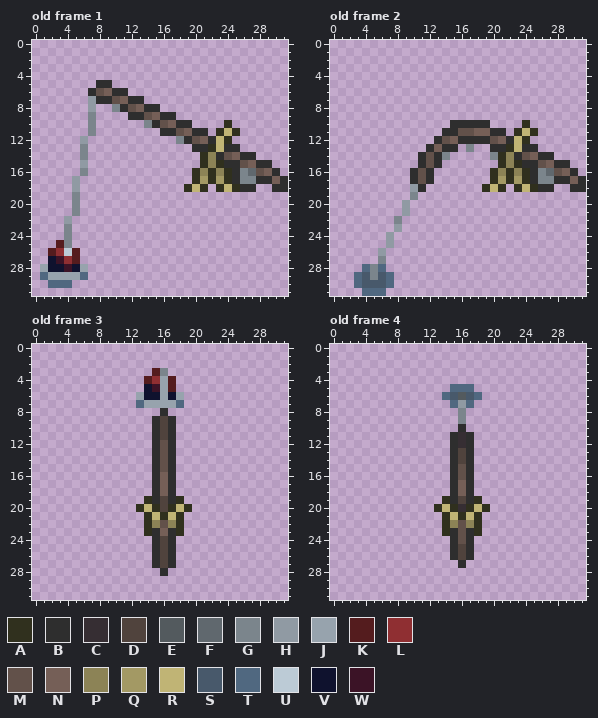
Edited in one commit: pixel-art file (Assets/Sprites/Fixed_Fishing_rod-32x32.aseprite). Above: the version before the commit.
32x32 pixels, 8 frames. Shown: old frame 1, old frame 2, old frame 3, old frame 4. The commit also changed other frames, which this record leaves out.
Palette (. is transparent): A #30301e  B #2e2e2e  C #362e33  D #50433d  E #535a5e  F #60686e  G #7b858c  H #909aa3  J #97a3ad  K #541c1e  L #8f2f32  M #62514a  N #755f57  P #8c8356  Q #a39964  R #c0b475  S #48596b  T #506880  U #bccbd6  V #0f122e  W #3b1326
Pixels before, old frame 1, first column x 1:
 5 .......BB......................
 6 ......BMNBB....................
 7 ......HBBMNBB..................
 8 ......H..GBMNBB................
 9 ......G....BBMNBB..............
10 ......G......GBMNBB....A.......
11 ......G........BBMNBB.ARA......
12 .....H...........GBMNBRA.......
13 .....G.............BBARBB......
14 .....G..............APBMNBB....
15 .....H..............APABBMNBB..
16 .....G.............APAPABGFMNB.
17 ....H..............AQAQABGGBBNB
18 ....H.............ARA.ARABB..BB
19 ....G..........................
20 ....G..........................
21 ....G..........................
22 ...H...........................
23 ...G...........................
24 ...G...........................
25 ..KG...........................
26 .KLUK..........................
27 .VWLK..........................
28 JVVWVJ.........................
29 TJJJJT.........................
30 .TTT...........................
Pixels before, old frame 2, first column x 3:
10 ............BBBBB....A.......
11 ...........BBMMNNBB.ARA......
12 ..........BMNBBBBMNBRA.......
13 .........BNBB.G..BBARBB......
14 ........BMBG.....GAPBMNBB....
15 ........BMB.......APABBMNBB..
16 .......BMB.......APAPABGFMNB.
17 .......BMB.......AQAQABGGBBNB
18 .......HB.......ARA.ARABB..BB
19 .......G.....................
20 ......H......................
21 ......H......................
22 .....G.......................
23 .....H.......................
24 ....H........................
25 ....H........................
26 ...H.........................
27 ...G.........................
28 .TGT.........................
29 TSGST........................
30 TSSST........................
31 .TTT.........................
Pixels before, old frame 3, first column x 13:
 3 ..KG...
 4 .KLJK..
 5 .VWJK..
 6 JVVJVJ.
 7 TJJJJT.
 8 ...B...
 9 ..BDB..
10 ..BDB..
11 ..BDB..
12 ..BMB..
13 ..BMB..
14 ..BMB..
15 ..BMB..
16 ..BNB..
17 ..BNB..
18 ..BNB..
19 .ABDBA.
20 ARADARA
21 .ARARA.
22 .APMPA.
23 .ABNBA.
24 ..BDB..
25 ..BDB..
26 ..BDB..
27 ..BDB..
28 ...B...
Pixels before, old frame 4, first column x 13:
 5 ..TTT..
 6 .TSEST.
 7 ..THT..
 8 ...G...
 9 ...G...
10 ...B...
11 ..BCB..
12 ..BCB..
13 ..BDB..
14 ..BDB..
15 ..BMB..
16 ..BMB..
17 ..BNB..
18 ..BNB..
19 .ABDBA.
20 ARACARA
21 .ARARA.
22 .APMPA.
23 .ABMBA.
24 ..BMB..
25 ..BDB..
26 ..BDB..
27 ...B...
The same view after the edit:
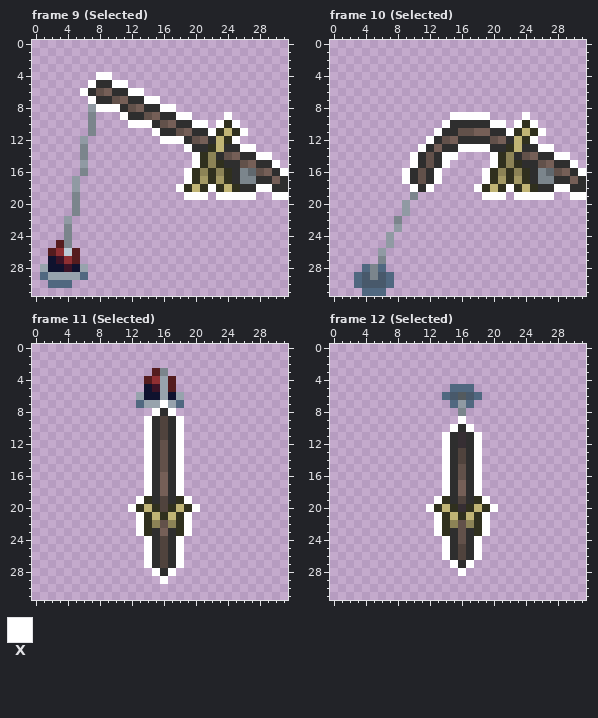
Colours new in this view: X #ffffff
A new or re-ordered frame is compared with the old frame closest to it.
Edits made:
frames 8 -> 16
Frame 9 (Selected) is new; against old frame 1:
y 4: x 8..9 .. -> XX
y 5: x 7 . -> X; x 10..11 .. -> XX
y 6: x 6 . -> X; x 12..13 .. -> XX
y 7: x 7 H -> X; x 14..15 .. -> XX
y 8: x 8..10 ..G -> XXX; x 16..17 .. -> XX
y 9: x 11 . -> X; x 18..19 .. -> XX; x 24 . -> X
y 10: x 12..14 ..G -> XXX; x 20..21 .. -> XX; x 23 . -> X; x 25 . -> X
y 11: x 15 . -> X; x 22 . -> X; x 26 . -> X
y 12: x 16..18 ..G -> XXX; x 25 . -> X
y 13: x 19 . -> X; x 26..27 .. -> XX
y 14: x 20 . -> X; x 28..29 .. -> XX
y 15: x 20 . -> X; x 30 . -> X
y 16: x 19 . -> X; x 31 . -> X
y 17: x 19 . -> X
y 18: x 18 . -> X; x 22 . -> X; x 28..29 .. -> XX
y 19: x 19..21 ... -> XXX; x 23..27 ..... -> XXXXX; x 30..31 .. -> XX
Frame 10 (Selected) is new; against old frame 2:
y 9: x 15..19 ..... -> XXXXX; x 24 . -> X
y 10: x 14 . -> X; x 20..21 .. -> XX; x 23 . -> X; x 25 . -> X
y 11: x 13 . -> X; x 22 . -> X; x 26 . -> X
y 12: x 12 . -> X; x 25 . -> X
y 13: x 11 . -> X; x 16..19 .G.. -> XXXX; x 26..27 .. -> XX
y 14: x 10 . -> X; x 14..15 G. -> XX; x 20 G -> X; x 28..29 .. -> XX
y 15: x 10 . -> X; x 14 . -> X; x 20 . -> X; x 30 . -> X
y 16: x 9 . -> X; x 13 . -> X; x 19 . -> X; x 31 . -> X
y 17: x 9 . -> X; x 13 . -> X; x 19 . -> X
y 18: x 10 H -> X; x 12 . -> X; x 18 . -> X; x 22 . -> X; x 28..29 .. -> XX
y 19: x 19..21 ... -> XXX; x 23..27 ..... -> XXXXX; x 30..31 .. -> XX
Frame 11 (Selected) is new; against old frame 3:
y 7: x 16 J -> X
y 8: x 15 . -> X; x 17 . -> X
y 9..18: x 14 . -> X; x 18 . -> X
y 19: x 13 . -> X; x 19 . -> X
y 20: x 12 . -> X; x 20 . -> X
y 21..23: x 13 . -> X; x 19 . -> X
y 24..27: x 14 . -> X; x 18 . -> X
y 28: x 15 . -> X; x 17 . -> X
y 29: x 16 . -> X
Frame 12 (Selected) is new; against old frame 4:
y 9: x 16 G -> X
y 10: x 15 . -> X; x 17 . -> X
y 11..18: x 14 . -> X; x 18 . -> X
y 19: x 13 . -> X; x 19 . -> X
y 20: x 12 . -> X; x 20 . -> X
y 21..23: x 13 . -> X; x 19 . -> X
y 24..26: x 14 . -> X; x 18 . -> X
y 27: x 15 . -> X; x 17 . -> X
y 28: x 16 . -> X
Pixel boxes of the changes (left, top, right, bottom) in both pictures:
changed: (80, 72, 288, 200)
changed: (402, 112, 586, 200)
changed: (128, 400, 200, 584)
changed: (426, 416, 498, 576)
